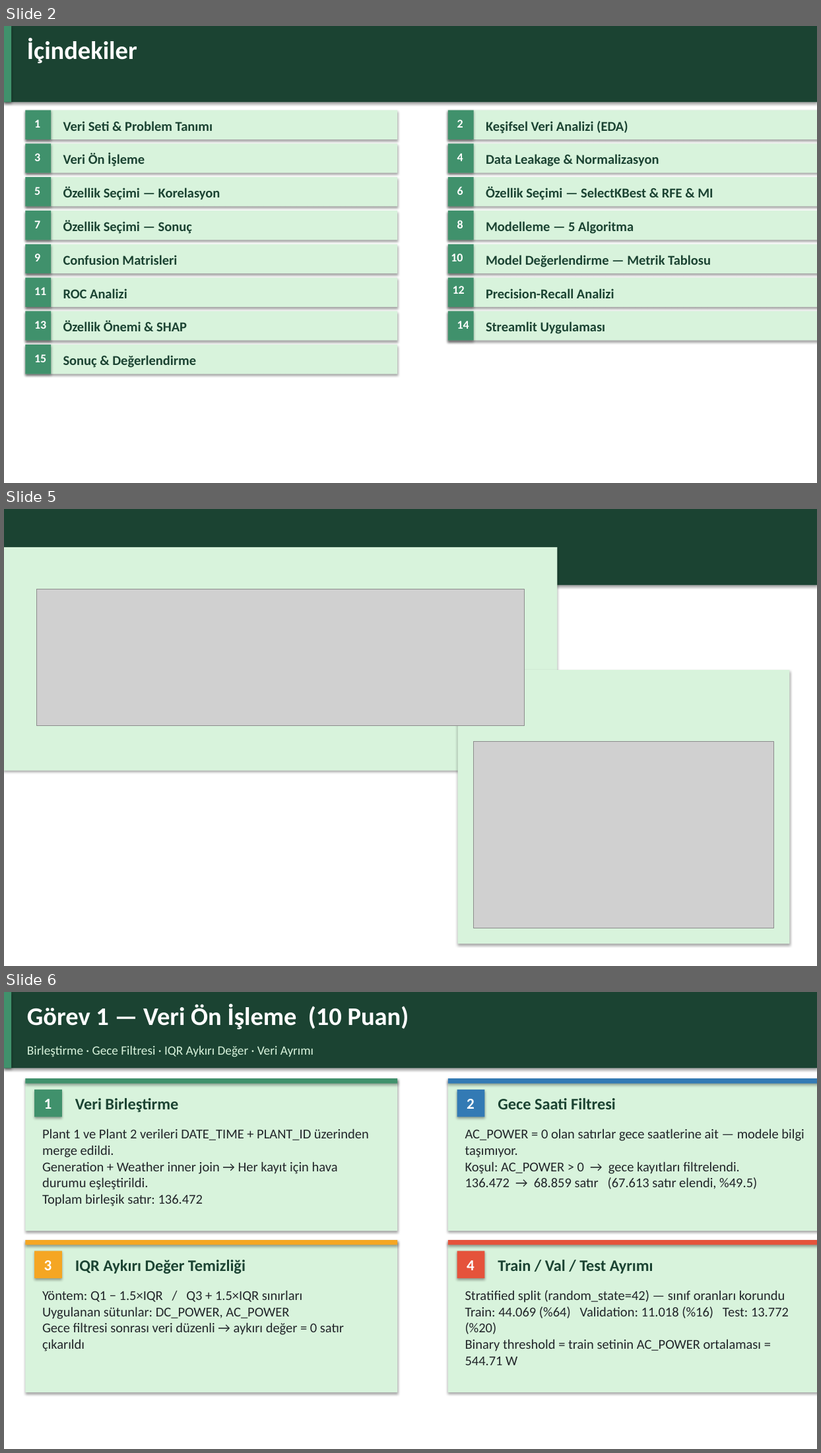
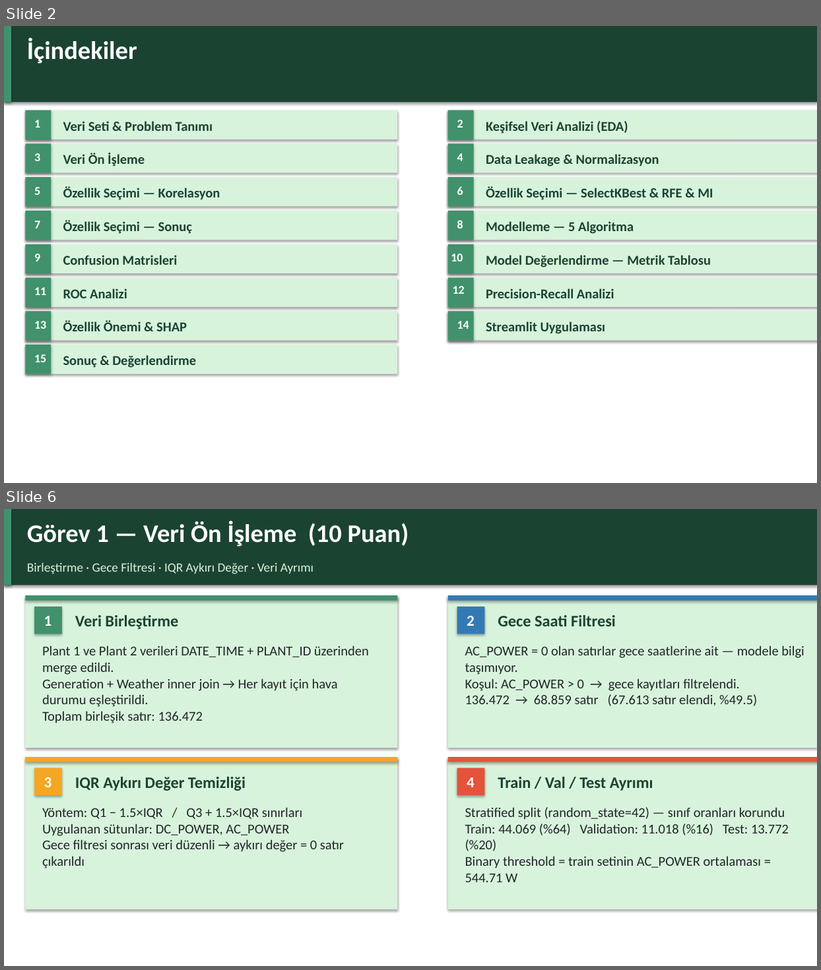
Before and after one commit to busraddmr/BIM322-Solar-Power-Prediction, a slide deck: BusraDemir_NazeninTatar_BIM322_Sunum.pptx. Shown one above the other, each under a label of ours: slides 2, 5 and 6 before the commit, slides 2 and 6 after it; the slides between them are not shown. The pictures are 821x1453 and 821x970 pixels, drawn with LibreOffice and Linux fonts; fonts in the diff are those of the drawing; grey boxes stand for pictures. Boxes give left, top, right and bottom in pixels: in the first picture for what was removed or moved away, otherwise in the second. Text is boxed around its words. In the diff, an @@ line names an element or a change of style, - is before the commit and + after.

```diff
--- a/BusraDemir_NazeninTatar_BIM322_Sunum.pptx
+++ b/BusraDemir_NazeninTatar_BIM322_Sunum.pptx
@@ slide 5 removed at (4,509,817,966), background #FFFFFF @@
@@ rectangle removed at (4,509,817,586) @@
@@ rectangle removed at (4,547,557,770) @@
@@ picture removed at (37,589,525,726) @@
@@ rectangle removed at (458,670,789,944) @@
@@ picture removed at (473,742,774,929) @@
```
Also in this commit, not shown: 2 slides changed, 1 slide added.
